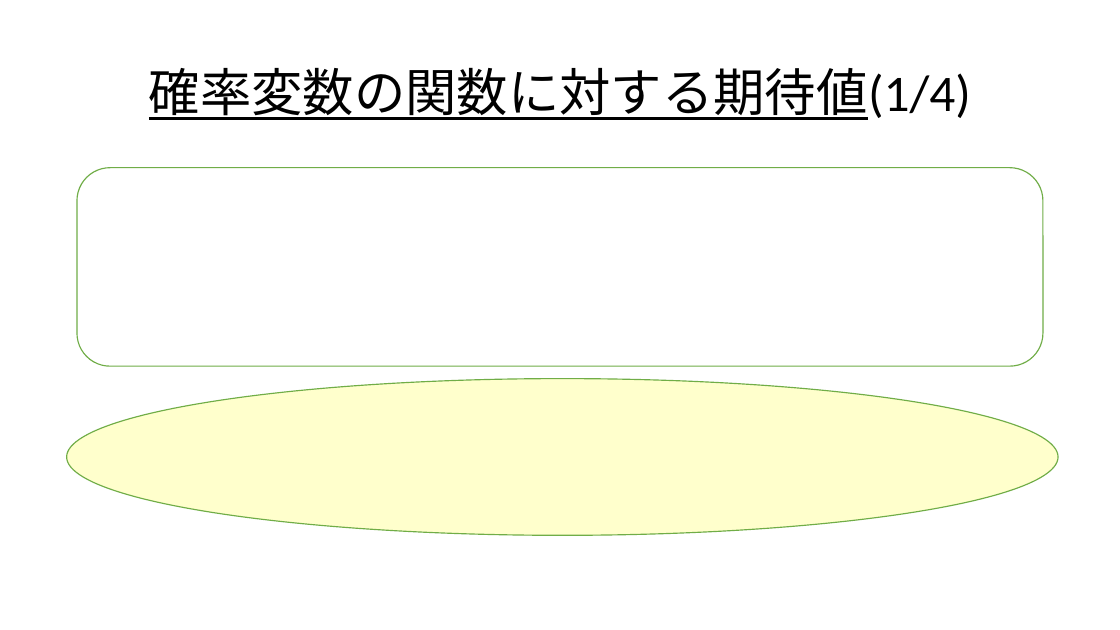
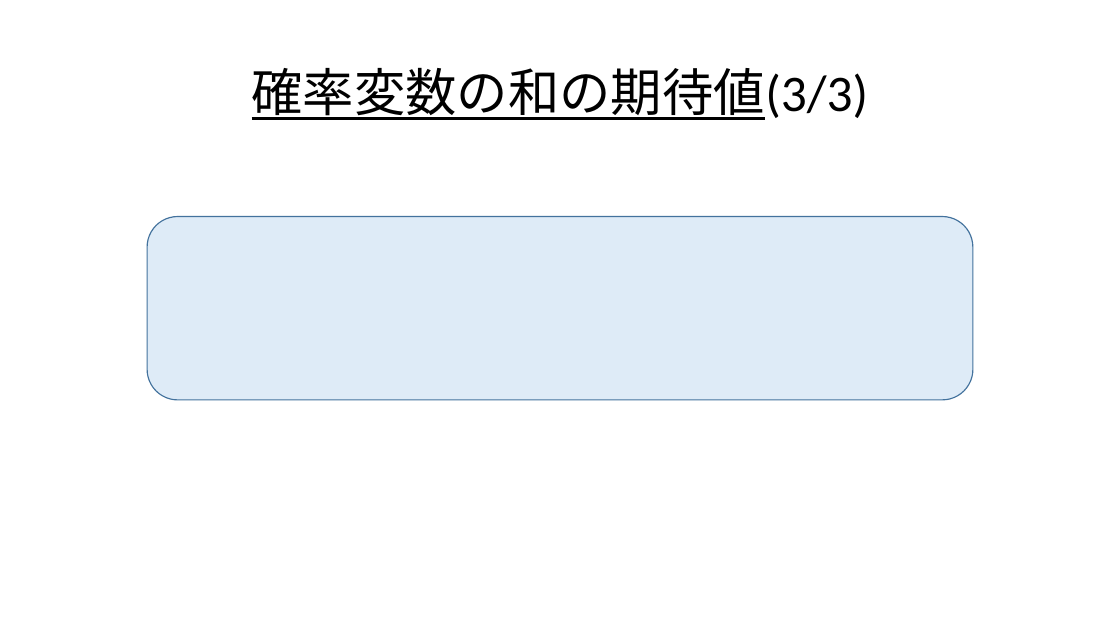
Before and after one commit to Ryo-KATAYAMA/Senior_Project, a slide deck: slide 22 of Chapter4_1.pptx (slide 24 before the commit). Drawn at 1120x630 pixels with LibreOffice and Linux fonts; fonts in the diff are those of the drawing; grey boxes stand for pictures. Boxes give left, top, right and bottom in pixels: in the first picture for what was removed or moved away, otherwise in the second. Text is boxed around its words. In the diff, an @@ line names an element or a change of style, - is before the commit and + after.

```diff
--- a/Chapter4_1.pptx
+++ b/Chapter4_1.pptx
@@ title at (252, 67, 869, 120): text changed @@
-確率変数の関数に対する期待値(1/4)
+確率変数の和の期待値(3/3)
@@ rounded rectangle: place and size @@
-rounded rectangle at (77, 168, 1044, 366)
+rounded rectangle at (147, 217, 973, 400)
@@ rounded rectangle at (147, 217, 973, 400): fill #FFFFFF to #DEEBF7; outline #70AD47 1 pt to #43739E 1 pt @@
@@ ellipse removed at (66, 379, 1058, 536) @@
```
Also in this commit, not shown: 25 other slides changed, 13 slides added, 23 slides removed.
